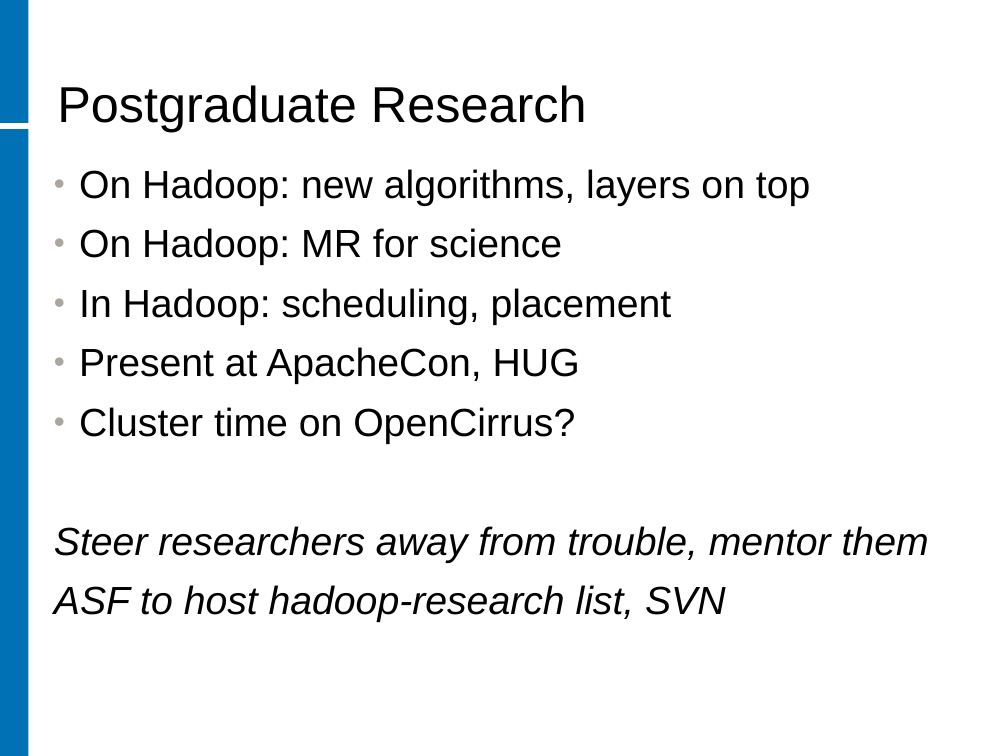
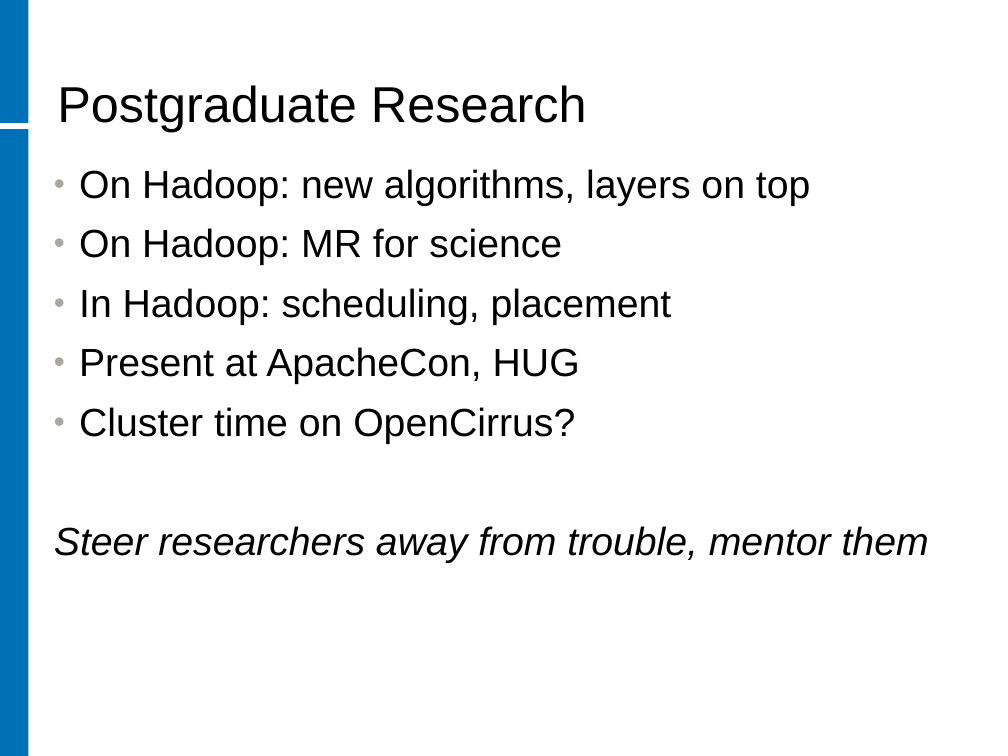
Before and after one commit to rhusar/smartfrog, a slide deck: slide 7 of core/components/hadoop/doc/workshop/hadoop_and_universities.ppt. Drawn at 1008x756 pixels with LibreOffice and Linux fonts; fonts in the diff are those of the drawing; background and template pictures are left out. Boxes give left, top, right and bottom in pixels: in the first picture for what was removed or moved away, otherwise in the second. Text is boxed around its words. In the diff, an @@ line names an element or a change of style, - is before the commit and + after.

```diff
--- a/core/components/hadoop/doc/workshop/hadoop_and_universities.ppt
+++ b/core/components/hadoop/doc/workshop/hadoop_and_universities.ppt
@@ text at (54,585,726,622): paragraph removed @@
-ASF to host hadoop-research list, SVN
```
Also in this commit, not shown: 6 other slides changed, 1 slide added, 1 slide removed, 1 other file.
